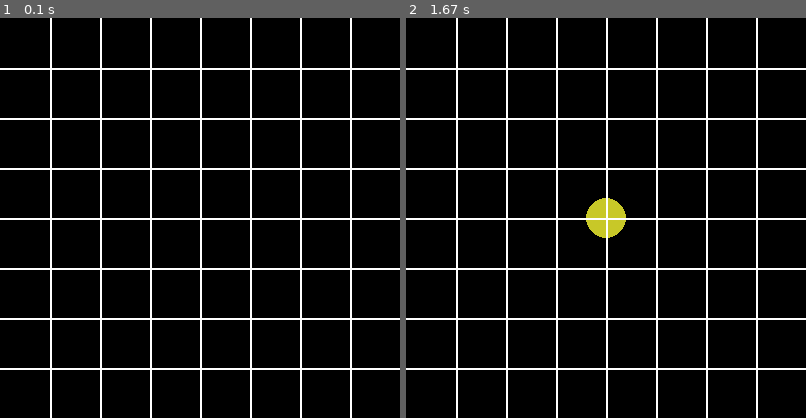
Above: before the commit, frames 1-2 (left to right).
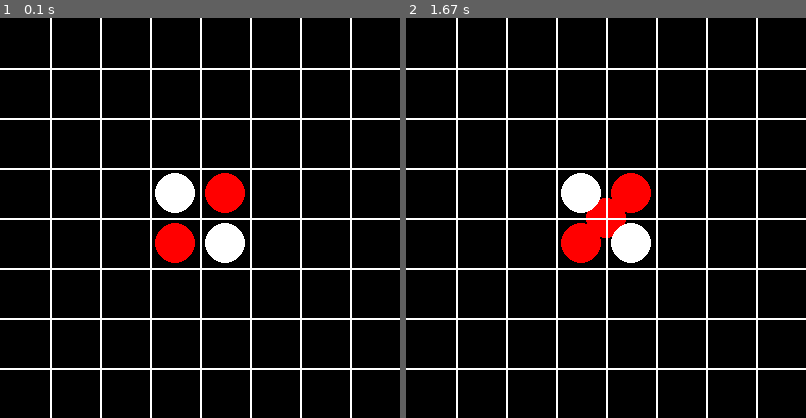
Above: after the commit, the same moments.

Repository: luiss-23/ProyOthello
Game: pygame game, started from Tablero1.py
Two runs of this game, one before a commit and one after it. Both use one fixed random seed, a clock stepped at 60 frames per second and the inputs below.
Inputs (mouse positions are in pixels of both pictures, inside the frame that each line leads up to):
- Up to frame 1 (0.1 s): no input
- Up to frame 2 (1.67 s): click (606, 218) at 0.38 s

The runs differ from the first frame. In frame 1, 3.1% of the frame differs, in the area x 38-62%, y 38-62%; in frame 2, 3.6%.

Commit message:
No logro alternar los colores

Diff:
--- a/Tablero1.py
+++ b/Tablero1.py
@@ -1,10 +1,13 @@
 import pygame
 import sys
 
+pygame.display.set_caption("Reversi")
 pygame.init()
 position=()
 width = 400
 height = 400
+red=(255,0,0)
+white=(255,255,255)
 
 window = pygame.display.set_mode((width, height))
 
@@ -26,18 +29,25 @@
 	pygame.draw.line(window, (255,255,255),(0,250),(400,250),2)
 	pygame.draw.line(window, (255,255,255),(0,300),(400,300),2)
 	pygame.draw.line(window, (255,255,255),(0,350),(400,350),2)
-	i=0
+	pygame.draw.circle(window,red,(175,225),20)
+	pygame.draw.circle(window,red,(225,175),20)
+	pygame.draw.circle(window,white,(175,175),20)
+	pygame.draw.circle(window,white,(225,225),20)
+
+	turno=0
 	for event in pygame.event.get():
 		if event.type == pygame.QUIT:
 			sys.exit()
-		if i%2==0:
-			color=(200,200,40)
-		elif i%2!=0:
-			color=(58,24,230)
+		if turno%2==0:
+			color=red
+			turno=turno+1
+		elif turno%2!=0:
+			color=white
+			turno=turno+1
 		if event.type == pygame.MOUSEBUTTONDOWN:
 			position = pygame.mouse.get_pos()
-			pygame.draw.circle(window,(color),position,20)
-		i=i+1
+			pygame.draw.circle(window,color,position,20)
+
 
 
 
